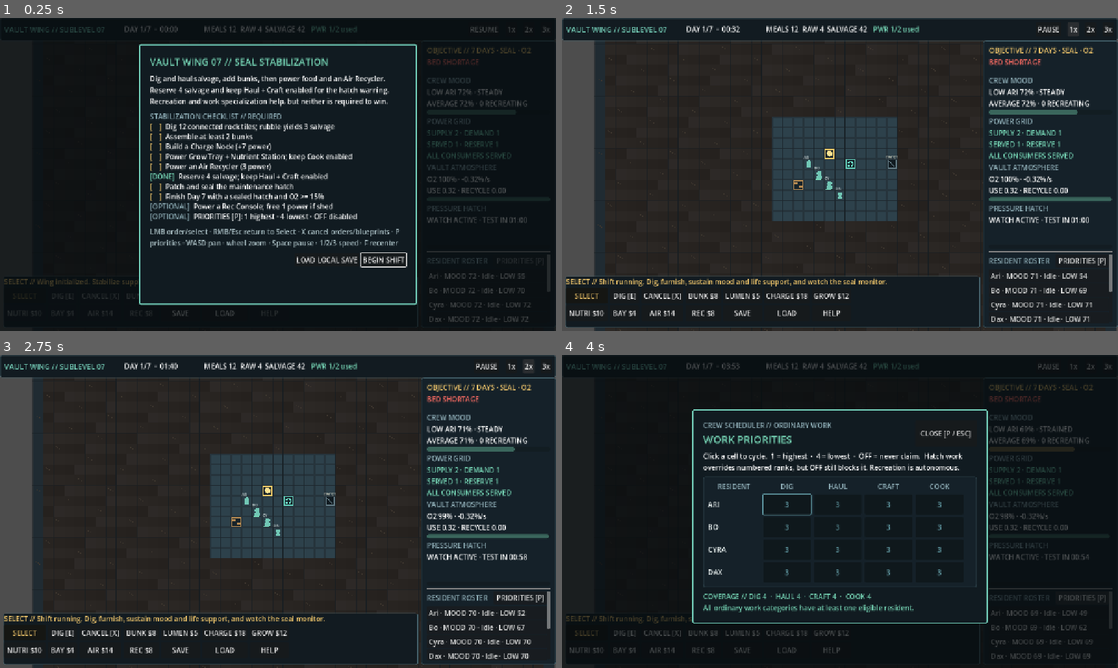
Above: before the commit, frames 1-4 (two rows, left to right).
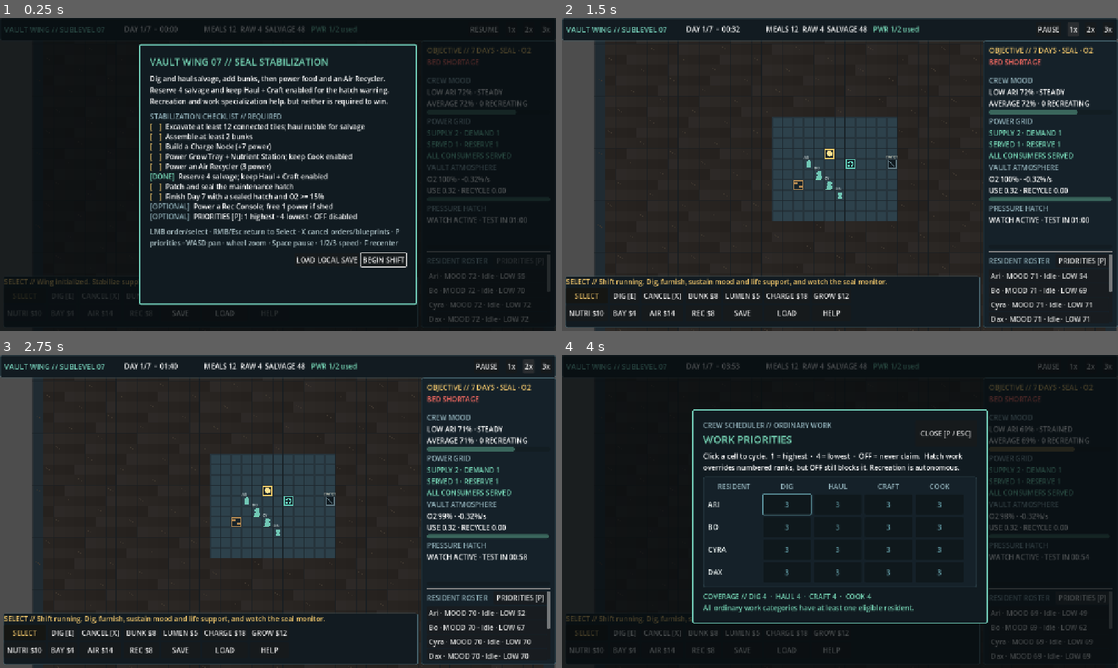
Above: after the commit, the same moments.

Repository: rccoleman19/VaultTycoon
Game: Godot game, scene res://scenes/main.tscn
Same seed, same stepped clock (60 frames per second), same inputs: the game is played once before the commit and once after it.
Inputs:
- Up to frame 1 (0.25 s): no input
- Up to frame 2 (1.5 s): click "BEGIN SHIFT" at 0.5 s; click "1x" at 1.25 s
- Up to frame 3 (2.75 s): click "2x" at 2 s
- Up to frame 4 (4 s): click "3x" at 2.75 s; click "PRIORITIES [P]" at 3.5 s

The runs differ from the first frame. In frame 1, 0.5% of the frame differs, in the area x 30-66%, y 3-37%; in frame 2, less than 0.1%; in frame 3, less than 0.1%; in frame 4, less than 0.1%.

Commit message:
fix: add first-session recovery margin

Diff:
--- a/scripts/food_system.gd
+++ b/scripts/food_system.gd
@@ -9,7 +9,7 @@
 const COOK_OUTPUT := 1
 const STARTING_MEALS := 12
 const STARTING_RAW_FOOD := 4
-const STARTING_SALVAGE := 42
+const STARTING_SALVAGE := 48
 
 var meals := STARTING_MEALS
 var raw_food := STARTING_RAW_FOOD
--- a/scripts/player_orders.gd
+++ b/scripts/player_orders.gd
@@ -1037,7 +1037,7 @@
 		and cook_enabled
 	)
 	var checks := [
-		[game.map_grid.get_floor_cells().size() >= initial_floor_count + 12, "Dig 12 connected rock tiles; rubble yields 3 salvage"],
+		[game.map_grid.get_floor_cells().size() >= initial_floor_count + 12, "Excavate at least 12 connected tiles; haul rubble for salvage"],
 		[game.get_completed_building_count(VaultBuilding.Kind.BED) >= 2, "Assemble at least 2 bunks"],
 		[game.get_completed_building_count(VaultBuilding.Kind.GENERATOR, true) >= 1, "Build a Charge Node (+7 power)"],
 		[food_chain_ready, "Power Grow Tray + Nutrient Station; keep Cook enabled"],
--- a/tests/test_runner.gd
+++ b/tests/test_runner.gd
@@ -51,7 +51,8 @@
 	_run_case("save and load preserve a deterministic simulation", _test_save_load_round_trip)
 	_run_case("interrupted save writes preserve the prior slot", _test_atomic_save_recovery)
 	_run_case("an unmanaged wing fails before day seven", _test_unmanaged_loss)
-	_run_case("a first-session order path reaches a comfortable day-seven win", _test_player_order_survival_plan)
+	_run_case("the twelve-dig required path reaches day seven with recovery margin", _test_required_first_session_path)
+	_run_case("the optional recreation path reaches a comfortable day-seven win", _test_player_order_survival_plan)
 	_run_case("a managed wing survives to the day-seven win", _test_managed_day_seven_win)
 
 	print("")
@@ -103,7 +104,7 @@
 	_assert_equal(game.food_system.salvage, FoodSystem.STARTING_SALVAGE, "new wing receives the tuned salvage reserve")
 	_assert_equal(FoodSystem.STARTING_MEALS, 12, "first-session kit starts with twelve meals")
 	_assert_equal(FoodSystem.STARTING_RAW_FOOD, 4, "first-session kit starts with four raw food")
-	_assert_equal(FoodSystem.STARTING_SALVAGE, 42, "first-session kit starts with forty-two salvage")
+	_assert_equal(FoodSystem.STARTING_SALVAGE, 48, "first-session kit starts with forty-eight salvage")
 	_assert_approximately(game.oxygen_system.oxygen, OxygenSystem.STARTING_OXYGEN, 0.0001, "new wing starts with full oxygen")
 	_assert_true(game.tutorial_open, "opening briefing is visible")
 	_assert_true(game.player_orders.briefing_overlay.visible, "opening checklist overlay is visible")
@@ -432,7 +433,7 @@
 	game.player_orders._refresh_checklist()
 	var checklist_text := game.player_orders.checklist.text
 	for expected_label in [
-		"Dig 12 connected rock tiles; rubble yields 3 salvage",
+		"Excavate at least 12 connected tiles; haul rubble for salvage",
 		"Assemble at least 2 bunks",
 		"Build a Charge Node (+7 power)",
 		"Power Grow Tray + Nutrient Station; keep Cook enabled",
@@ -1575,11 +1576,54 @@
 	_dispose(game)
 
 
+func _test_required_first_session_path() -> void:
+	var game := _spawn_game()
+	game.begin_shift()
+	game.set_tool("dig")
+	var dig_cells: Array[Vector2i] = []
+	for x in [16, 15, 14, 13]:
+		for y in [14, 15, 16]:
+			dig_cells.append(Vector2i(x, y))
+	for cell: Vector2i in dig_cells:
+		_assert_true(game.issue_order(cell), "required expansion accepts dig designation at %s" % cell)
+	game.step_simulation(40.0)
+	var plans := [
+		[VaultBuilding.Kind.BED, Vector2i(27, 12)],
+		[VaultBuilding.Kind.BED, Vector2i(26, 12)],
+		[VaultBuilding.Kind.GENERATOR, Vector2i(21, 12)],
+		[VaultBuilding.Kind.KITCHEN, Vector2i(22, 12)],
+		[VaultBuilding.Kind.GROW_TRAY, Vector2i(23, 12)],
+		[VaultBuilding.Kind.AIR_RECYCLER, Vector2i(24, 12)],
+	]
+	for plan in plans:
+		_assert_true(game.place_blueprint(int(plan[0]), plan[1]), "required fixture blueprint is accepted")
+	game.step_simulation(BreachSystem.WARNING_AT_SECONDS - game.day_cycle.elapsed_seconds + VaultGame.SIMULATION_TICK)
+	_assert_true(game.user_paused and game.player_orders.breach_warning_panel.visible, "required path reaches the hatch warning")
+	game.player_orders.breach_resume_button.pressed.emit()
+	_assert_true(game.breach_system.warning_acknowledged, "required path acknowledges the hatch warning")
+
+	var remaining := DayCycle.SECONDS_PER_DAY * DayCycle.DAYS_TO_SURVIVE - game.day_cycle.elapsed_seconds
+	game.step_simulation(remaining + 1.0)
+
+	for cell: Vector2i in dig_cells:
+		_assert_equal(game.map_grid.get_tile(cell), MapGrid.Tile.FLOOR, "required expansion tile was excavated")
+	for plan in plans:
+		var building: VaultBuilding = game.get_building_at(plan[1])
+		_assert_true(building != null and building.complete, "required fixture at %s was supplied and assembled" % plan[1])
+	_assert_equal(game.outcome, "win", "the twelve-dig required path reaches day-seven victory")
+	_assert_equal(game.get_alive_count(), 4, "the required path preserves all four residents")
+	_assert_true(game.breach_system.is_sealed(), "the required path finishes with a sealed hatch")
+	_assert_true(game.oxygen_system.oxygen >= OxygenSystem.LOW_OXYGEN_THRESHOLD, "the required path finishes above the low-air band")
+	_assert_true(game.food_system.meals > 0 or game.food_system.raw_food > 0, "the required path retains food")
+	_assert_true(game.food_system.salvage >= 10, "the required path retains ten salvage for one recoverable mistake")
+	_dispose(game)
+
+
 func _test_player_order_survival_plan() -> void:
 	var game := _spawn_game()
 	_assert_equal(game.food_system.meals, 12, "first-session route starts with the tuned meal headroom")
 	_assert_equal(game.food_system.raw_food, 4, "first-session route starts with the tuned raw-food headroom")
-	_assert_equal(game.food_system.salvage, 42, "first-session route starts with the tuned salvage headroom")
+	_assert_equal(game.food_system.salvage, 48, "first-session route starts with the tuned salvage headroom")
 	game.begin_shift()
 	game.set_tool("dig")
 	var dig_cells: Array[Vector2i] = []
@@ -1616,8 +1660,8 @@
 
 	var remaining := DayCycle.SECONDS_PER_DAY * DayCycle.DAYS_TO_SURVIVE - game.day_cycle.elapsed_seconds
 	game.step_simulation(remaining + VaultGame.SIMULATION_TICK)
-	for cell: Vector2i in dig_cells:
-		_assert_equal(game.map_grid.get_tile(cell), MapGrid.Tile.FLOOR, "planned expansion tile was excavated")
+	var initial_floor_count := MapGrid.CHAMBER.size.x * MapGrid.CHAMBER.size.y
+	_assert_true(game.map_grid.get_floor_cells().size() >= initial_floor_count + 12, "optional route completes at least the twelve-tile expansion target")
 	for plan in plans:
 		var building: VaultBuilding = game.get_building_at(plan[1])
 		_assert_true(building != null and building.complete, "survival fixture at %s was supplied and assembled" % plan[1])
@@ -1631,7 +1675,7 @@
 	_assert_true(game.oxygen_system.oxygen >= OxygenSystem.CRITICAL_OXYGEN_THRESHOLD, "the first-session win finishes at or above 15 percent oxygen")
 	_assert_true(game.oxygen_system.oxygen >= OxygenSystem.LOW_OXYGEN_THRESHOLD, "the managed path finishes with oxygen headroom above the low-air band")
 	_assert_true(game.food_system.meals > 0 or game.food_system.raw_food > 0, "the managed path finishes with food headroom")
-	_assert_true(game.food_system.salvage > 0, "the fifteen-tile expansion leaves salvage after the optional console and hatch patch")
+	_assert_true(game.food_system.salvage >= 7, "the fifteen-tile expansion leaves at least seven salvage after the optional console and hatch patch")
 	_dispose(game)
 
 
Not shown, changed: README.md
Not shown, changed: docs/PR_NOTES.md
